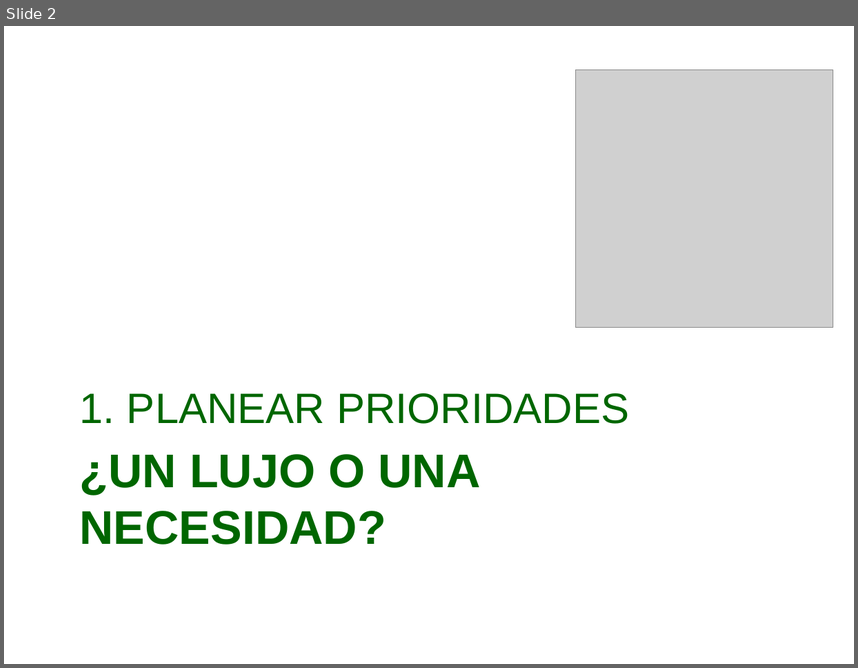
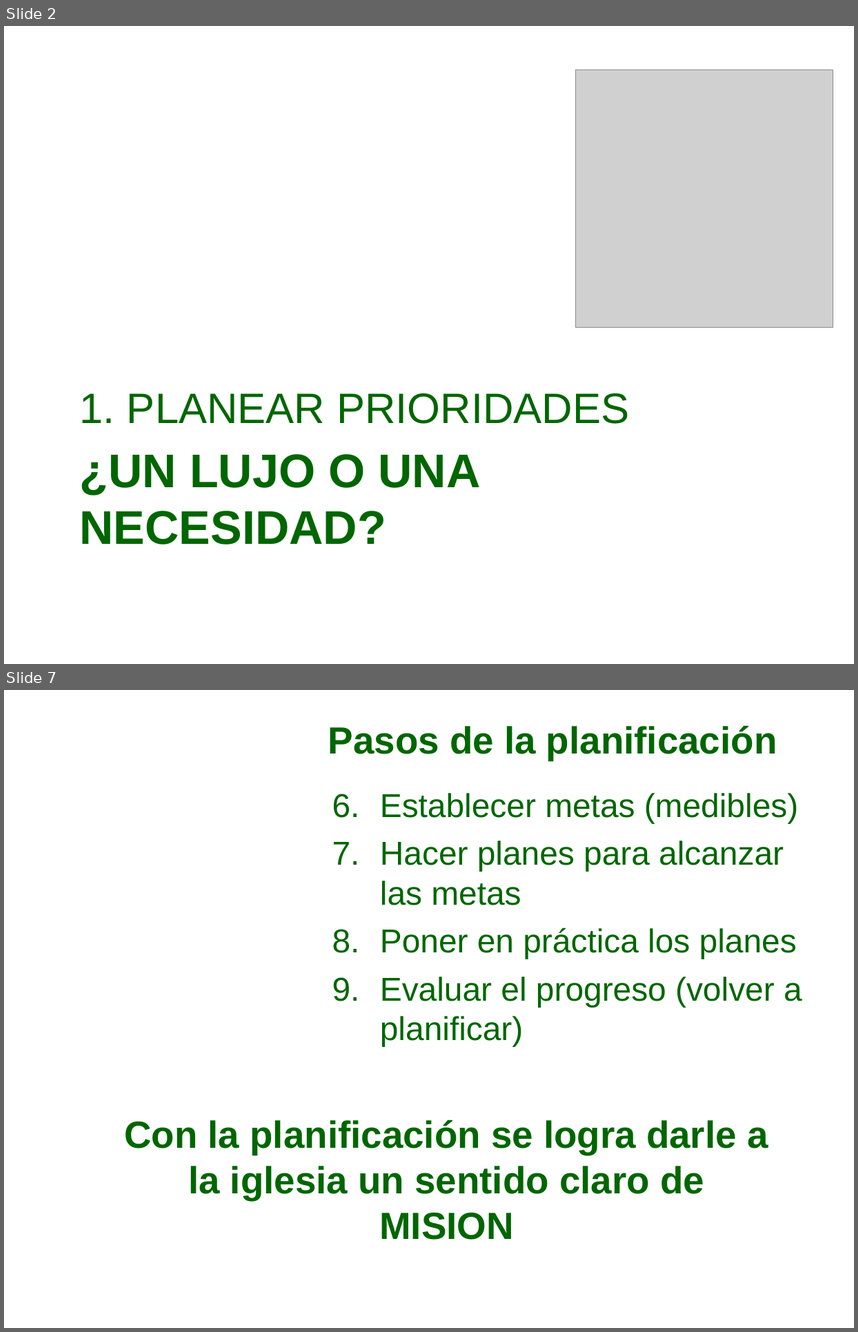
Before and after one commit to afols/iglesia, a slide deck: trunk/ iglesia --username adrianfols/Escuela Dominical/Iglecrecimiento/Mi_iglesia_puede_S2.ppt. Shown one above the other, each under a label of ours: slide 2 before the commit, slides 2 and 7 after it; the slides between them are not shown. The pictures are 858x668 and 858x1332 pixels, drawn with LibreOffice and Linux fonts; fonts in the diff are those of the drawing; grey boxes stand for pictures; background and template pictures are left out. Boxes give left, top, right and bottom in pixels: in the first picture for what was removed or moved away, otherwise in the second. Text is boxed around its words. In the diff, an @@ line names an element or a change of style, - is before the commit and + after.

```diff
--- a/trunk/ iglesia --username adrianfols/Escuela Dominical/Iglecrecimiento/Mi_iglesia_puede_S2.ppt
+++ b/trunk/ iglesia --username adrianfols/Escuela Dominical/Iglecrecimiento/Mi_iglesia_puede_S2.ppt
@@ slide 7 added at bbox=[4, 690, 854, 1328], background picture (left out) @@
@@ title added at bbox=[328, 725, 777, 760], 32 pt, text #006600, bold @@
+Pasos de la planificación
@@ text added at bbox=[380, 793, 802, 1046], 28 pt, text #006600 @@
+6. Establecer metas (medibles)
+7. Hacer planes para alcanzar las metas
+8. Poner en práctica los planes
+9. Evaluar el progreso (volver a planificar)
@@ text added at bbox=[124, 1119, 768, 1239], 32 pt, text #006600, bold @@
+Con la planificación se logra darle a la iglesia un sentido claro de MISION
```
Also in this commit, not shown: 4 other slides added, 1 slide removed.
